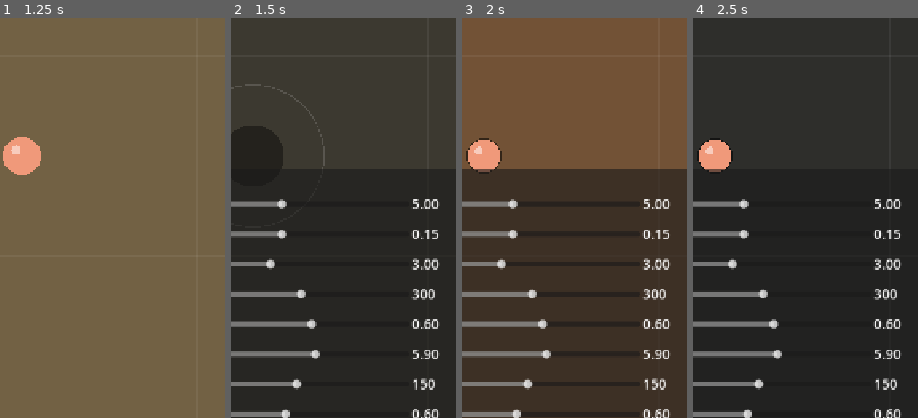
Above: before the commit, frames 1-4 (left to right).
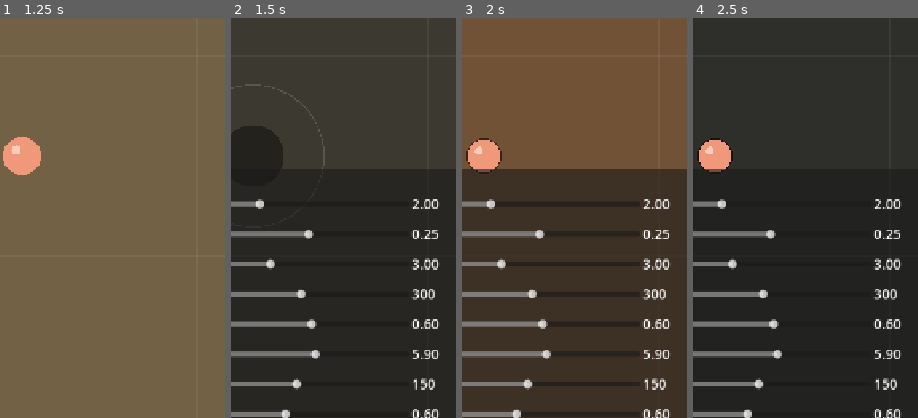
Above: after the commit, the same moments.

Repository: Xionday/Papapa
Game: Godot game, scene res://scenes/main.tscn
Same seed, same stepped clock (60 frames per second), same inputs: the game is played once before the commit and once after it.
Inputs:
- Up to frame 1 (1.25 s): click "zero" at 0.5 s
- Up to frame 2 (1.5 s): click "tune" at 1.25 s
- Up to frame 3 (2 s): no input
- Up to frame 4 (2.5 s): click "zero" at 2 s
The pictures show only the part of the screen within x 45-95%, y 33-83%; the shares and areas given below are measured in that part.

Frame 1 is identical in both runs. In frame 2, 0.6% of the frame differs, in the area x 10-90%, y 45-56%; in frame 3, 0.6%; in frame 4, 0.6%.

Commit message:
拍擊門檻放輕、球限制在螢幕內、推動暫時關閉
- hit_threshold 5 → 2 m/s²、hit_window 0.15 → 0.25 s：輕輕往上帶就算拍到
- 球落點 clamp 在螢幕內（邊緣留 40 px），撞邊橫向速度歸零，不再有漏接
- push_enabled=false，之後再做「移動手機、球自己回中央」

Co-Authored-By: Claude Fable 5.1 <noreply@anthropic.com>
Claude-Session: https://claude.ai/code/session_01M2isnyCwhhtueNisXY1RbR

Diff:
--- a/scripts/game.gd
+++ b/scripts/game.gd
@@ -9,9 +9,11 @@
 signal pushed(dir: Vector2)
 
 ## ---- 可調參數（HUD 的滑桿會改這些）----
-@export var hit_threshold: float = 5.0      ## m/s²，接球瞬間附近要有這麼大的向上加速度才算「有用力」
-@export var hit_window: float = 0.15        ## s，往回看多久
+@export var hit_threshold: float = 2.0      ## m/s²，接球瞬間附近要有這麼大的向上加速度才算「有用力」（靜止噪音約 0.8）
+@export var hit_window: float = 0.25        ## s，往回看多久
+@export var push_enabled: bool = false      ## 推動暫時關閉：球先限制在螢幕內
 @export var push_threshold: float = 3.0     ## m/s²，水平加速度超過就算「推一下」
+@export var edge_margin: float = 40.0       ## px，球離螢幕邊緣最少保留
 @export var push_distance: float = 300.0    ## px，推一下球拍在世界裡移動多遠
 @export var push_cooldown: float = 0.35     ## s
 @export var decay: float = 0.6              ## 第一次沒用力：下一次起跳速度 = 上次 × decay
@@ -114,9 +116,10 @@
 	ball_h += v_up * delta
 	v_up -= gravity_m * delta
 	ball_pos += v_lat * delta
+	_clamp_to_screen()
 
 	## 推一下：球在空中、水平加速度夠大、冷卻結束
-	if ball_h > 0.15 and _push_timer <= 0.0 and horiz_accel.length() >= push_threshold:
+	if push_enabled and ball_h > 0.15 and _push_timer <= 0.0 and horiz_accel.length() >= push_threshold:
 		var dir := horiz_accel.normalized()
 		_paddle_target += dir * push_distance
 		_push_timer = push_cooldown
@@ -163,6 +166,18 @@
 			missed.emit(streak)
 
 
+## 球限制在螢幕內：撞到邊就停在邊上，橫向速度歸零
+func _clamp_to_screen() -> void:
+	var half := get_viewport_rect().size * 0.5 - Vector2(edge_margin, edge_margin)
+	var d := ball_pos - paddle_pos
+	var c := Vector2(clamp(d.x, -half.x, half.x), clamp(d.y, -half.y, half.y))
+	if c.x != d.x:
+		v_lat.x = 0.0
+	if c.y != d.y:
+		v_lat.y = 0.0
+	ball_pos = paddle_pos + c
+
+
 func _on_paddle() -> bool:
 	var half := get_viewport_rect().size * 0.5
 	var d := ball_pos - paddle_pos
--- a/scripts/hud.gd
+++ b/scripts/hud.gd
@@ -13,8 +13,8 @@
 
 ## name, property, min, max, step
 const PARAMS := [
-	["hit threshold m/s²", "hit_threshold", 1.0, 15.0, 0.5],
-	["hit window s", "hit_window", 0.05, 0.4, 0.01],
+	["hit threshold m/s²", "hit_threshold", 0.5, 10.0, 0.25],
+	["hit window s", "hit_window", 0.05, 0.5, 0.01],
 	["push threshold m/s²", "push_threshold", 1.0, 10.0, 0.5],
 	["push distance px", "push_distance", 100.0, 600.0, 10.0],
 	["decay (1st weak)", "decay", 0.3, 0.95, 0.05],
